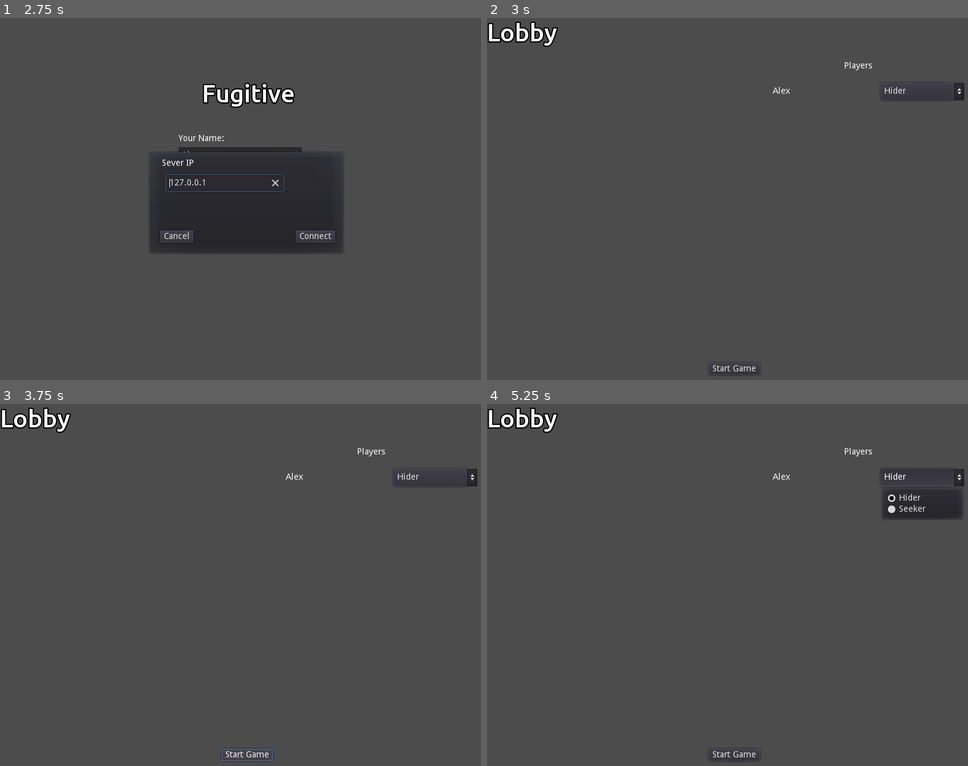
Above: before the commit, frames 1-4 (two rows, left to right).
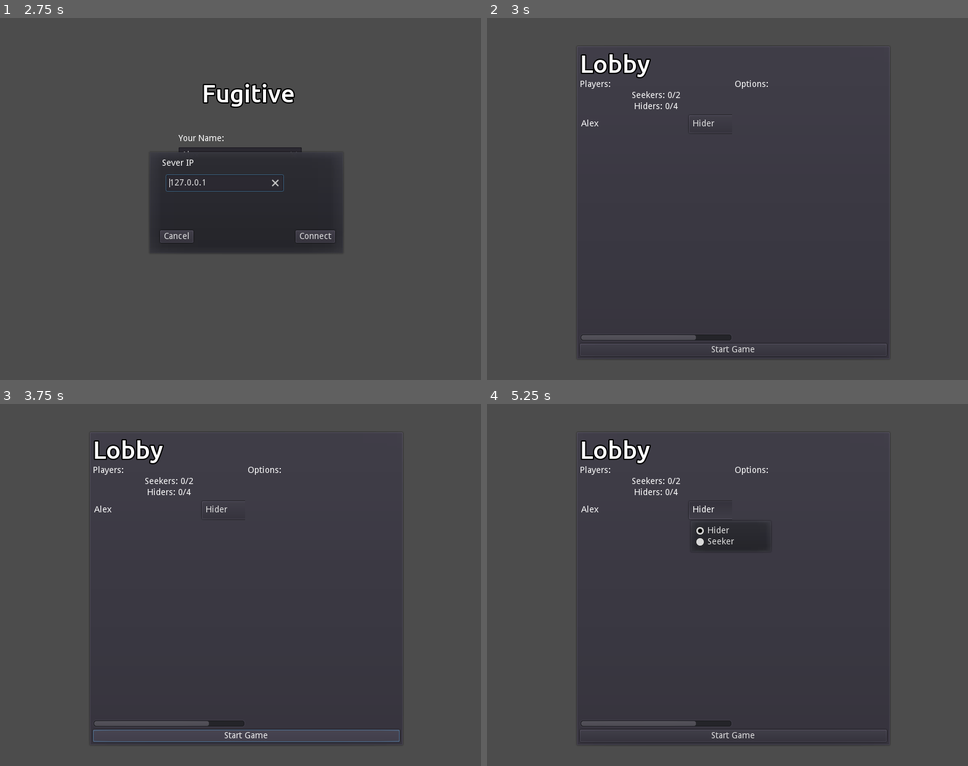
Above: after the commit, the same moments.

Repository: FugitiveTheGame/Fugitive
Game: Godot game, scene res://screens/mainmenu/MainMenu.tscn
The game is run twice, just before and just after one commit, with the same random seed, the same clock (stepped at 60 frames per second) and the same inputs.
Inputs (mouse positions are in pixels of both pictures, inside the frame that each line leads up to):
- Up to frame 1 (2.75 s): click (240, 155) at 0.52 s; type "Alex" at 0.6 s; click "Host Game" at 1.25 s; click "Join Game" at 2 s
- Up to frame 2 (3 s): click "Connect" at 2.75 s
- Up to frame 3 (3.75 s): click "Start Game" at 3.5 s
- Up to frame 4 (5.25 s): click "Start Game" at 4.25 s; click "Hider" at 5 s

Frame 1 is identical in both runs. In frame 2, 2.7% of the frame differs, in the area x 0-100%, y 1-99%; in frame 3, 2.8%; in frame 4, 5.4%.
Error after the commit: Attempt to call function 'hide' in base 'null instance' on a null instance. (res://screens/lobby/Lobby.gd:16)

Commit message:
Quick pass on Lobby layout

Diff:
--- a/screens/lobby/Lobby.gd
+++ b/screens/lobby/Lobby.gd
@@ -1,6 +1,6 @@
 extends Control
 
-onready var playerListControl := get_node('PlayerList')
+onready var playerListControl := $MainPanel/OuterContainer/CenterContainer/PlayersContainer/PlayersScrollContainer/PlayerList
 
 const MIN_PLAYERS = 1
 
@@ -10,6 +10,10 @@
 	assert(Network.connect("new_player_registered", self, "new_player_registered") == OK)
 	assert(Network.connect("players_initialize", self, "players_initialize") == OK)
 	assert(Network.connect("player_removed", self, "player_removed") == OK)
+
+	# Only server should see start button
+	if not get_tree().is_network_server():
+		$StartGameButton.hide()
 
 func player_updated(playerId: int, playerData: PlayerLobbyData):
 	var playerControl = playerListControl.get_node(str(playerId))
--- a/screens/lobby/Lobby.tscn
+++ b/screens/lobby/Lobby.tscn
@@ -3,35 +3,94 @@
 [ext_resource path="res://screens/lobby/Lobby.gd" type="Script" id=1]
 [ext_resource path="res://fonts/content/ContentFont.tres" type="DynamicFont" id=2]
 
-[node name="Control" type="Control"]
+[node name="LobbyRoot" type="CenterContainer"]
 anchor_right = 1.0
 anchor_bottom = 1.0
 script = ExtResource( 1 )
+__meta__ = {
+"_edit_use_anchors_": false
+}
 
-[node name="Label" type="Label" parent="."]
-margin_right = 114.0
-margin_bottom = 46.0
+[node name="MainPanel" type="PanelContainer" parent="."]
+margin_left = 144.0
+margin_top = 44.0
+margin_right = 656.0
+margin_bottom = 556.0
+rect_min_size = Vector2( 512, 512 )
+
+[node name="OuterContainer" type="VBoxContainer" parent="MainPanel"]
+margin_left = 7.0
+margin_top = 7.0
+margin_right = 505.0
+margin_bottom = 505.0
+
+[node name="TitleLabel" type="Label" parent="MainPanel/OuterContainer"]
 custom_fonts/font = ExtResource( 2 )
 text = "Lobby"
 
-[node name="Label2" type="Label" parent="."]
-margin_left = 580.0
-margin_top = 71.0
-margin_right = 626.0
-margin_bottom = 102.0
-text = "Players
-"
+[node name="CenterContainer" type="HBoxContainer" parent="MainPanel/OuterContainer"]
+margin_top = 50.0
+margin_right = 498.0
+margin_bottom = 474.0
+size_flags_horizontal = 3
+size_flags_vertical = 3
 
-[node name="PlayerList" type="VBoxContainer" parent="."]
-margin_left = 462.105
-margin_top = 102.421
-margin_right = 787.105
-margin_bottom = 502.421
+[node name="PlayersContainer" type="VBoxContainer" parent="MainPanel/OuterContainer/CenterContainer"]
+margin_right = 247.0
+margin_bottom = 424.0
+size_flags_horizontal = 3
 
-[node name="StartGameButton" type="Button" parent="."]
-margin_left = 360.0
-margin_top = 560.0
-margin_right = 443.0
-margin_bottom = 580.0
+[node name="PlayersTitle" type="Label" parent="MainPanel/OuterContainer/CenterContainer/PlayersContainer"]
+margin_right = 247.0
+margin_bottom = 14.0
+size_flags_vertical = 1
+text = "Players:"
+
+[node name="SeekersCount" type="Label" parent="MainPanel/OuterContainer/CenterContainer/PlayersContainer"]
+margin_top = 18.0
+margin_right = 247.0
+margin_bottom = 32.0
+text = "Seekers: 0/2"
+align = 1
+
+[node name="HidersCount" type="Label" parent="MainPanel/OuterContainer/CenterContainer/PlayersContainer"]
+margin_top = 36.0
+margin_right = 247.0
+margin_bottom = 50.0
+text = "Hiders: 0/4"
+align = 1
+
+[node name="PlayersScrollContainer" type="ScrollContainer" parent="MainPanel/OuterContainer/CenterContainer/PlayersContainer"]
+margin_top = 54.0
+margin_right = 247.0
+margin_bottom = 424.0
+size_flags_horizontal = 3
+size_flags_vertical = 3
+
+[node name="PlayerList" type="VBoxContainer" parent="MainPanel/OuterContainer/CenterContainer/PlayersContainer/PlayersScrollContainer"]
+margin_right = 247.0
+margin_bottom = 370.0
+size_flags_horizontal = 3
+size_flags_vertical = 7
+__meta__ = {
+"_edit_use_anchors_": false
+}
+
+[node name="OptionsContainer" type="VBoxContainer" parent="MainPanel/OuterContainer/CenterContainer"]
+margin_left = 251.0
+margin_right = 498.0
+margin_bottom = 424.0
+size_flags_horizontal = 3
+size_flags_vertical = 3
+
+[node name="OptionsLabel" type="Label" parent="MainPanel/OuterContainer/CenterContainer/OptionsContainer"]
+margin_right = 247.0
+margin_bottom = 14.0
+text = "Options:"
+
+[node name="StartGameButton" type="Button" parent="MainPanel/OuterContainer"]
+margin_top = 478.0
+margin_right = 498.0
+margin_bottom = 498.0
 text = "Start Game"
-[connection signal="pressed" from="StartGameButton" to="." method="_on_StartGameButton_pressed"]
+[connection signal="pressed" from="MainPanel/OuterContainer/StartGameButton" to="." method="_on_StartGameButton_pressed"]
